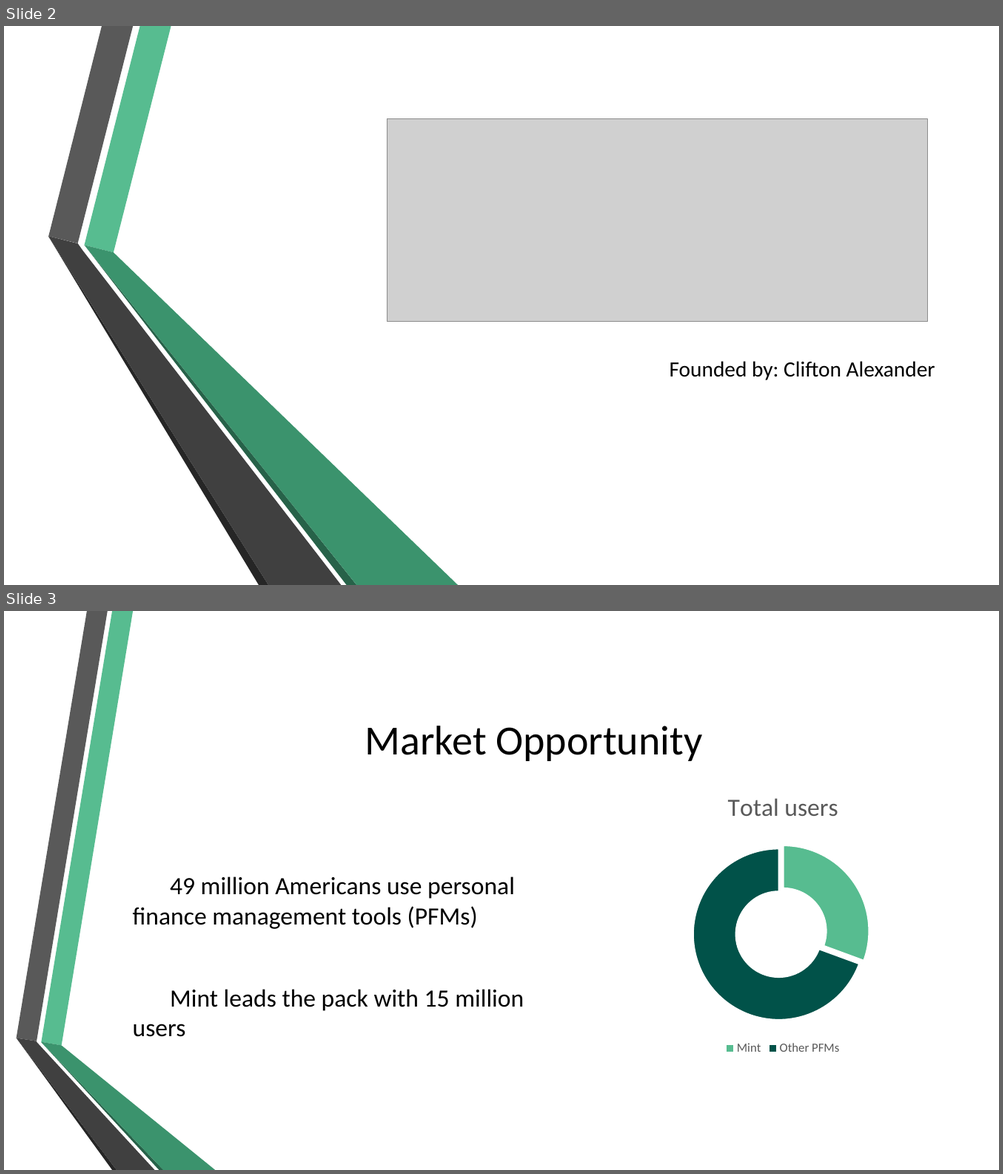
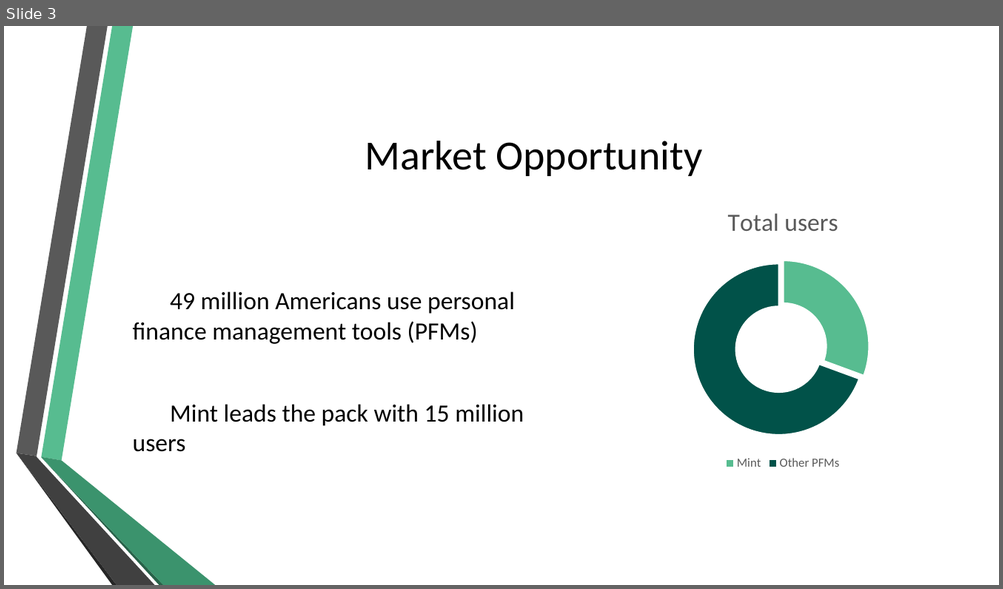
Before and after one commit to cjalexander94/DisruptHarlem03, a slide deck: clifton_alexander/individual_project/project/finesse_business/Finesse Pitch Deck.pptx. Shown one above the other, each under a label of ours: slides 2 and 3 before the commit, slide 3 after it. The pictures are 1003x1174 and 1003x589 pixels, drawn with LibreOffice and Linux fonts; fonts in the diff are those of the drawing; grey boxes stand for pictures; background and template pictures are left out. Boxes give left, top, right and bottom in pixels: in the first picture for what was removed or moved away, otherwise in the second. Text is boxed around its words. In the diff, an @@ line names an element or a change of style, - is before the commit and + after.

```diff
--- a/clifton_alexander/individual_project/project/finesse_business/Finesse Pitch Deck.pptx
+++ b/clifton_alexander/individual_project/project/finesse_business/Finesse Pitch Deck.pptx
@@ slide 2 removed at [4, 26, 999, 585], background picture (left out) @@
@@ picture removed at [387, 119, 928, 322] @@
@@ group removed at [48, 26, 458, 585]: 6 freeform shapes @@
@@ subtitle removed at [669, 361, 935, 380] @@
-Founded by: Clifton Alexander
```
Also in this commit, not shown: 6 slides changed, 1 slide added, 3 other files.
